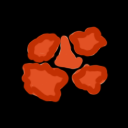
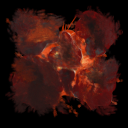
Two versions of the same layered image (128×128). Layer-by-layer changes:
showed "Explosion_5", painted on it over [5,5,123,118]
painted on "Explosion_4" over [5,17,124,118]
showed "Explosion_3" over [15,15,103,110]
showed "Explosion_2" over [36,35,100,90]
showed "Explosion_1" over [42,43,89,83]
